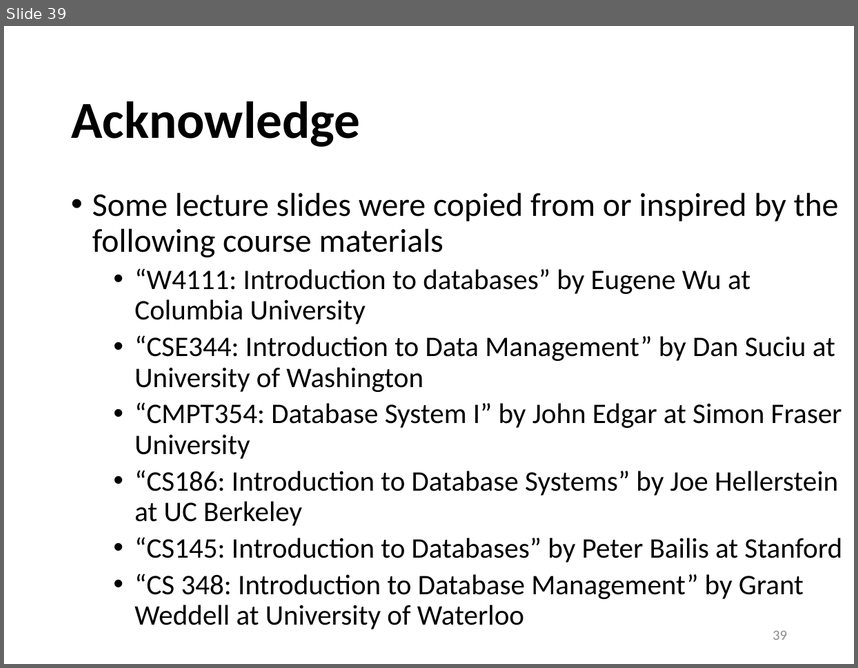
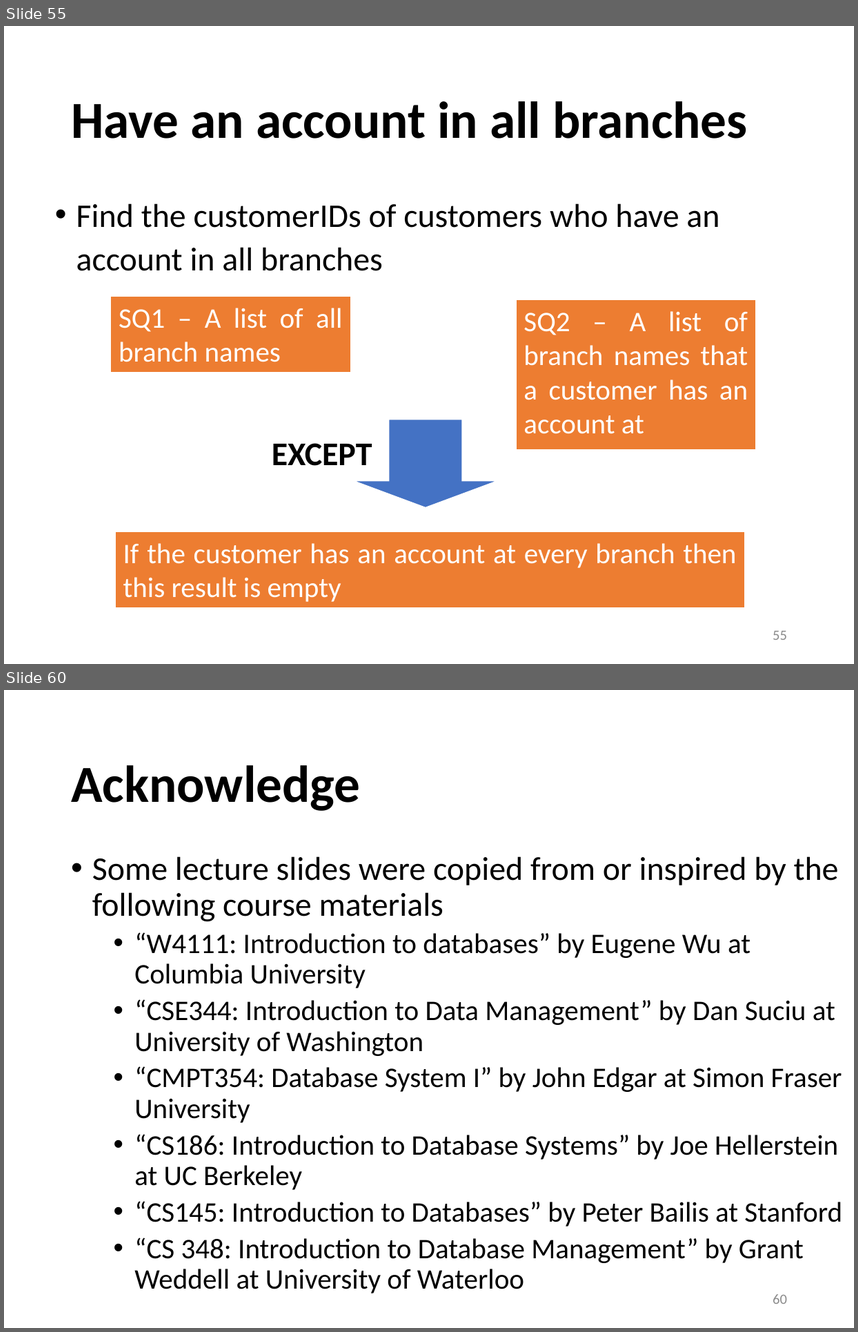
Before and after one commit to sfu-db/cmpt354, a slide deck: Lectures/lec4-sql-advanced.pptx. Shown one above the other, each under a label of ours: slide 39 before the commit, slides 55 and 60 after it; the slides between them are not shown. The pictures are 858x668 and 858x1332 pixels, drawn with LibreOffice and Linux fonts; fonts in the diff are those of the drawing. Boxes give left, top, right and bottom in pixels: in the first picture for what was removed or moved away, otherwise in the second. Text is boxed around its words. In the diff, an @@ line names an element or a change of style, - is before the commit and + after.

```diff
--- a/Lectures/lec4-sql-advanced.pptx
+++ b/Lectures/lec4-sql-advanced.pptx
@@ slide 55 added at (4, 26, 854, 664), background #FFFFFF @@
@@ title added at (71, 101, 748, 138), 44 pt, text #000000, bold @@
+Have an account in all branches
@@ text added at (76, 203, 720, 271), 28 pt, text #000000 @@
+• Find the customerIDs of customers who have an account in all branches
@@ rectangle added at (110, 296, 351, 373), fill #ED7D31, outline #FFFFFF 1.5 pt, 24 pt, text #FFFFFF @@
+SQ1 – A list of all branch names
@@ rectangle added at (516, 299, 756, 450), fill #ED7D31, outline #FFFFFF 1.5 pt, 24 pt, text #FFFFFF @@
+SQ2 – A list of branch names that a customer has an account at
@@ down arrow added at (351, 419, 499, 508), fill #4472C4, outline #FFFFFF 1.5 pt @@
@@ text added at (272, 443, 372, 466), 28 pt, text #000000, bold @@
+EXCEPT
@@ rectangle added at (114, 531, 745, 608), fill #ED7D31, outline #FFFFFF 1.5 pt, 24 pt, text #FFFFFF @@
+If the customer has an account at every branch then this result is empty
@@ page number added at (773, 630, 787, 639), 12 pt, text #8C8C8C @@
+55
@@ what was slide 39 is now slide 60 @@
@@ page number at (773, 1294, 787, 1303): text changed @@
-39
+60
```
Also in this commit, not shown: 3 slides changed, 20 other slides added, 3 slides removed, 1 other file.
